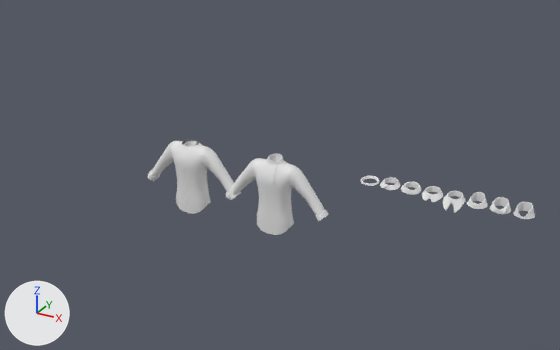
The Blender file Attires/Attires_Shirts/Attires_Shirts_ALL.blend as it was, and as the next commit left it.
The view is the same before and after, from a camera (50 mm lens) standing at (4.42, -6.12, 4.44) and looking at (0.94, 0.22, 1.27). Lighting does not change. The marker at lower left points along +X, +Y and +Z.

In view in the first picture: 'Attire_Shirt_Collars_CollarBusinessman', 'Attire_Shirt_Collars_CollarCapitalist', 'Attire_Shirt_Collars_CollarDefault', 'Attire_Shirt_Collars_CollarGentleman', 'Attire_Shirt_Collars_CollarImperial', 'Attire_Shirt_Collars_CollarNoble', 'Attire_Shirt_Collars_CollarStanding', 'Attire_Shirt_Collars_CollarSuit', 'Attire_Shirt_FormalBASE', 'Attire_Shirt_KosovorotkaBASE', 'Attire_Shirt_Sleeves_SleeveNormal', 'Attire_Shirt_Sleeves_SleeveNormal.001'.
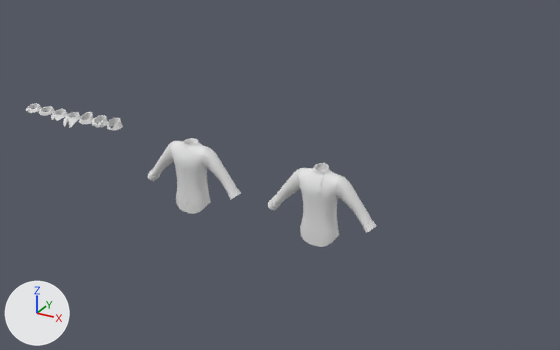
Changed parts and their boxes (x1, y1, x2, y2) in the pictures (560 x 350 px):
'Attire_Shirt_KosovorotkaBASE', moved: before (254, 154, 296, 235); after (299, 163, 343, 247)
'Attire_Shirt_Sleeves_SleeveNormal.001', moved: before (226, 158, 328, 221); after (268, 168, 376, 233)
'Attire_Shirt_Collars_CollarCapitalist', moved: before (443, 191, 465, 213); after (63, 112, 81, 128)
'Attire_Shirt_Collars_CollarImperial', moved: before (490, 197, 511, 214); after (92, 115, 108, 127)
'Attire_Shirt_Collars_CollarNoble', moved: before (513, 201, 535, 219); after (107, 118, 123, 130)
'Attire_Shirt_Collars_CollarStanding', moved: before (467, 192, 488, 209); after (79, 112, 94, 124)
'Attire_Shirt_Collars_CollarBusinessman', moved: before (422, 186, 443, 202); after (51, 109, 68, 121)
'Attire_Shirt_Collars_CollarGentleman', moved: before (401, 182, 421, 195); after (39, 106, 55, 116)
'Attire_Shirt_Collars_CollarSuit', moved: before (380, 177, 400, 190); after (26, 104, 41, 113)
'Attire_Shirt_Collars_CollarDefault', moved: before (360, 176, 379, 186); after (182, 138, 199, 147)

Edits to the bpy script that builds the scene:
```text
Change ob_attire_shirt_collars_collarsuit:
    ob_attire_shirt_collars_collarsuit.location: (2.2, 0.0, 0.0) -> (-2.2, 0.0, 0.0)
Change ob_attire_shirt_collars_collarstanding:
    ob_attire_shirt_collars_collarstanding.location: (3.0, 0.0, 0.0) -> (-1.4, 0.0, 0.0)
Change ob_attire_shirt_collars_collarnoble:
    ob_attire_shirt_collars_collarnoble.location: (3.4, 0.0, 0.0) -> (-1.0, 0.0, 0.0)
Change ob_attire_shirt_collars_collarimperial:
    ob_attire_shirt_collars_collarimperial.location: (3.2, 0.0, 0.0) -> (-1.2, 0.0, 0.0)
Change ob_attire_shirt_collars_collargentleman:
    ob_attire_shirt_collars_collargentleman.location: (2.4, 0.0, 0.0) -> (-2.0, 0.0, 0.0)
Change ob_attire_shirt_collars_collardefault:
    ob_attire_shirt_collars_collardefault.location: (2.0, 0.0, 0.0) -> (0.0, 0.0, 0.0)
Change ob_attire_shirt_collars_collarcapitalist:
    ob_attire_shirt_collars_collarcapitalist.location: (2.8, 0.0, 0.0) -> (-1.6, 0.0, 0.0)
Change ob_attire_shirt_collars_collarbusinessman:
    ob_attire_shirt_collars_collarbusinessman.location: (2.6, 0.0, 0.0) -> (-1.8, 0.0, 0.0)
Change ob_attire_shirt_kosovorotkabase:
    ob_attire_shirt_kosovorotkabase.location: (1.0, 0.0, 0.0) -> (1.5, 0.0, 0.0)
Change ob_attire_shirt_sleeves_sleevenormal_001:
    ob_attire_shirt_sleeves_sleevenormal_001.location: (1.0, 0.0, 0.0) -> (1.5, 0.0, 0.0)
```
